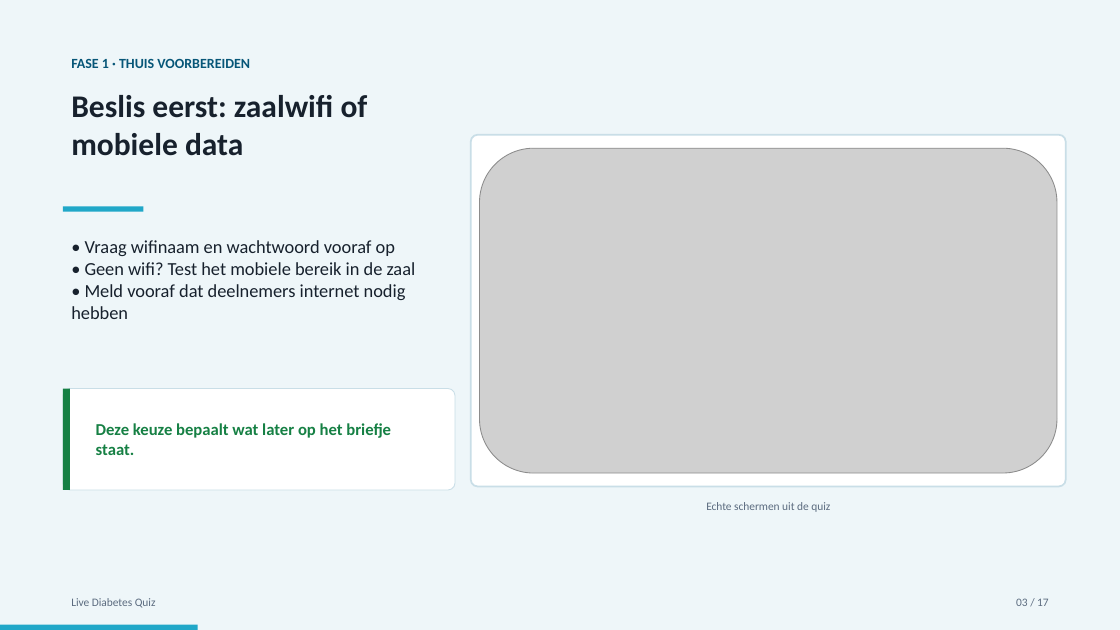
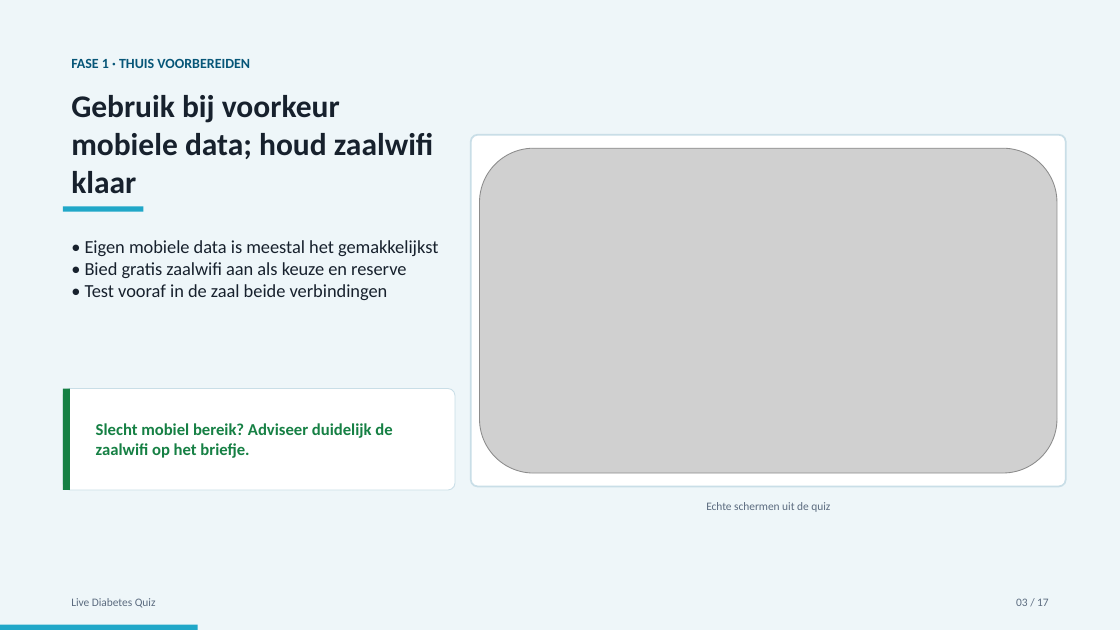
Before and after one commit to Fredje4711/live-diabetes-quiz, a slide deck: slide 3 of video-handleiding/Live-Diabetes-Quiz-storyboard.pptx. Drawn at 1120x630 pixels with LibreOffice and Linux fonts; fonts in the diff are those of the drawing; grey boxes stand for pictures. Boxes give left, top, right and bottom in pixels: in the first picture for what was removed or moved away, otherwise in the second. Text is boxed around its words. In the diff, an @@ line names an element or a change of style, - is before the commit and + after.

Commit message:
Benadruk mobiele data als voorkeursverbinding

```diff
--- a/video-handleiding/Live-Diabetes-Quiz-storyboard.pptx
+++ b/video-handleiding/Live-Diabetes-Quiz-storyboard.pptx
@@ text at box(71, 95, 434, 194): text changed @@
-Beslis eerst: zaalwifi of mobiele data
+Gebruik bij voorkeur mobiele data; houd zaalwifi klaar
@@ text at box(85, 240, 438, 300): text changed @@
-• Vraag wifinaam en wachtwoord vooraf op
-• Geen wifi? Test het mobiele bereik in de zaal
-• Meld vooraf dat deelnemers internet nodig hebben
+• Eigen mobiele data is meestal het gemakkelijkst
+• Bied gratis zaalwifi aan als keuze en reserve
+• Test vooraf in de zaal beide verbindingen
@@ text at box(96, 423, 392, 458): text changed @@
-Deze keuze bepaalt wat later op het briefje staat.
+Slecht mobiel bereik? Adviseer duidelijk de zaalwifi op het briefje.
```
Also in this commit, not shown: 2 other files.
